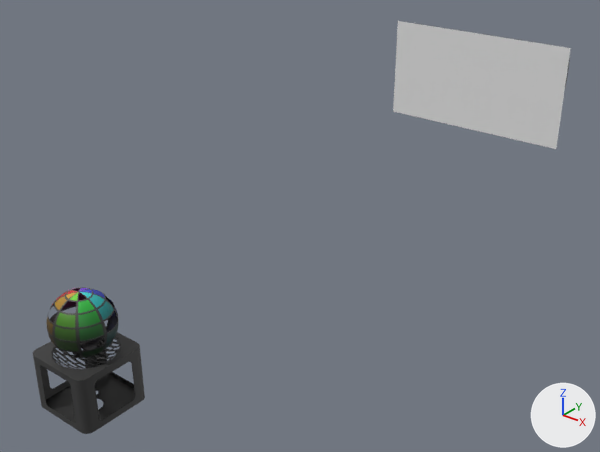
The Blender file cball/models/oO-cball.blend, before and after one commit.
Camera for both pictures: a camera (50 mm lens) standing at (1.897, -1.294, 2.295) and looking at (-0.012, 1.092, 0.815). The axes (+X, +Y, +Z) are drawn at lower right. The lights are the same throughout. Objects named as collision shapes, trigger or cutter boxes, shadow casters or lower levels of detail are left out.

Names of what the first picture shows: 'ball-cup', 'cball', 'cball-settings-panel'.
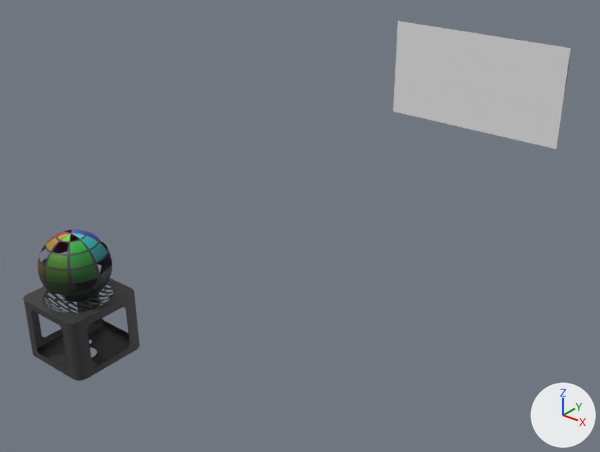
Location of each change, (x1, y1, x2, y2) in pixels of the pictures (600 x 452 px):
'ball-cup', moved
    before: (33, 326, 145, 434)
    after: (23, 278, 140, 381)
'cball', moved
    before: (46, 287, 118, 358)
    after: (38, 230, 112, 302)

What the commit changed:
Object 'ball-cup' (ob_ball_cup) moves from (0.0, 0.0, 0.7) to (0.0, 0.0, 0.9).
Object 'cball' (ob_cball) moves from (0.0, 0.0, 0.9) to (0.0, 0.0, 1.1).
